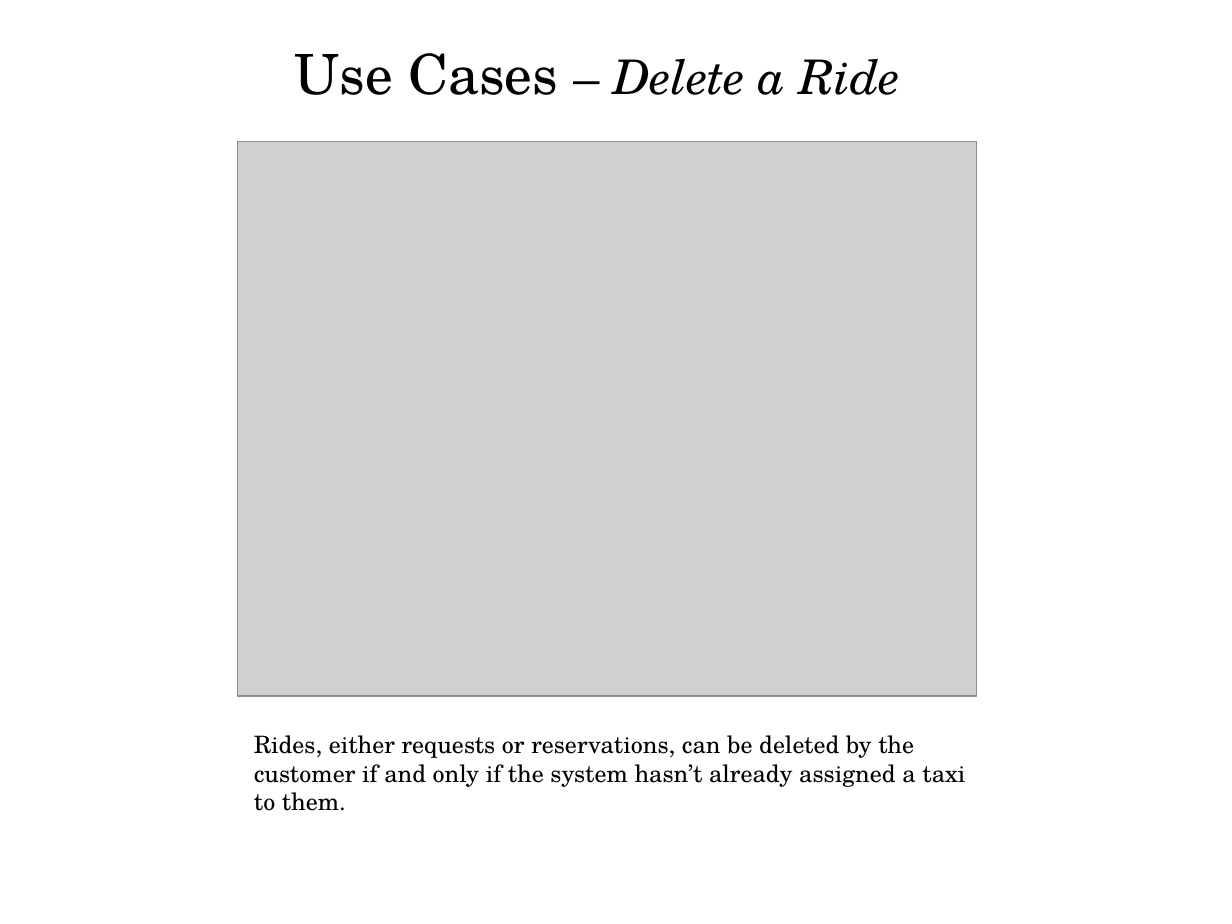
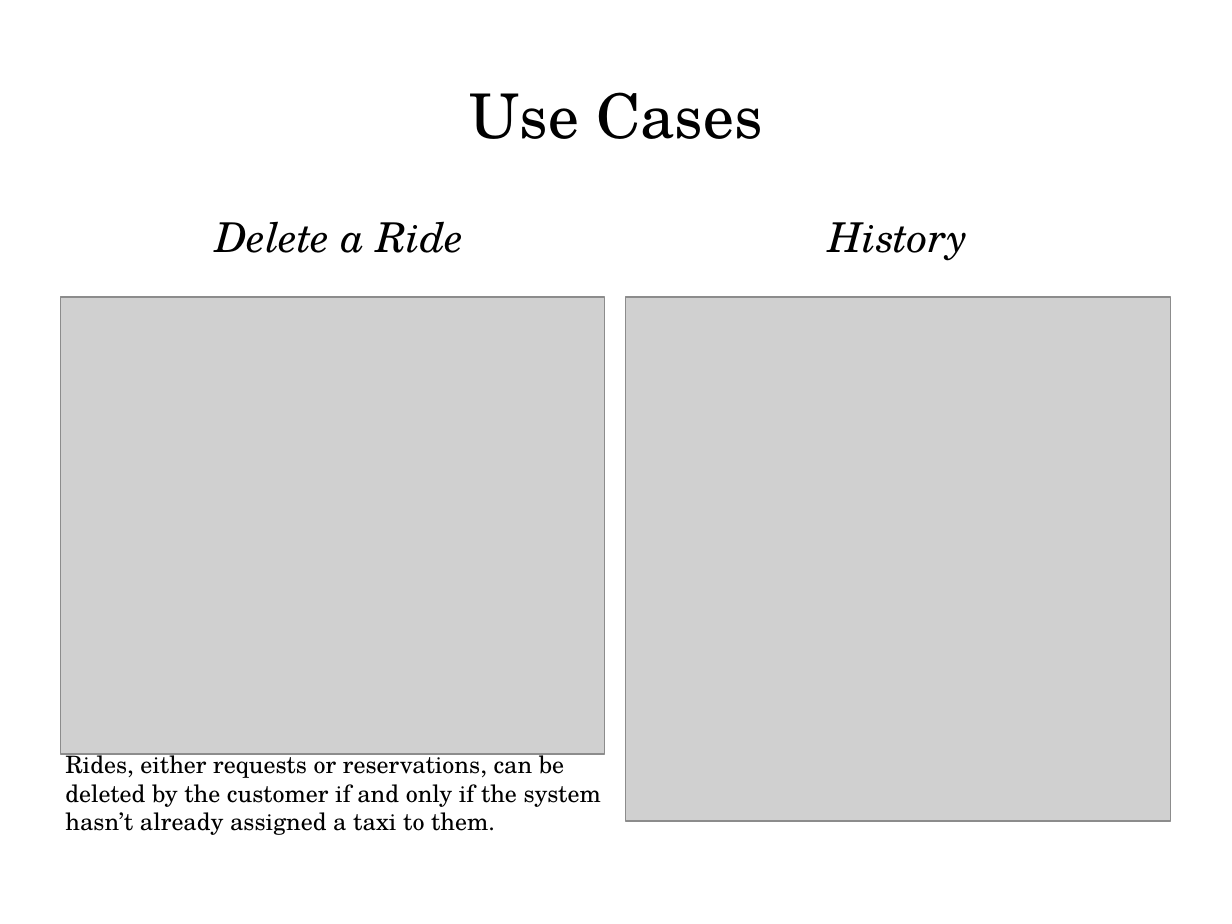
Before and after one commit to MarcoRomani/myTaxyService-SE2-PozziRomani, a slide deck: slide 6 of OtherStuff/Presentation/Uml.pptx (slide 4 before the commit). Drawn at 1232x924 pixels with LibreOffice and Linux fonts; fonts in the diff are those of the drawing; grey boxes stand for pictures. Boxes give left, top, right and bottom in pixels: in the first picture for what was removed or moved away, otherwise in the second. Text is boxed around its words. In the diff, an @@ line names an element or a change of style, - is before the commit and + after.

```diff
--- a/OtherStuff/Presentation/Uml.pptx
+++ b/OtherStuff/Presentation/Uml.pptx
@@ title "Use Cases" at [469,92,763,139]: vertical alignment bottom to middle @@
@@ title at [469,92,763,139]: text changed; size 27.9 to 36 pt; italic off @@
-Use Cases – Delete a Ride
+Use Cases
@@ picture removed at [238,142,977,696] @@
@@ text added at [216,221,463,253], 24 pt, text #000000, italic @@
+Delete a Ride
@@ text added at [828,222,967,261], 24 pt, text #000000, italic @@
+History
@@ picture added at [60,297,605,754] @@
@@ picture added at [626,297,1170,821] @@
@@ text "Rides, either requests or reservations, ...": place and size @@
-text "Rides, either requests or reservations, ..." at [254,735,965,811]
+text "Rides, either requests or reservations, ..." at [65,749,601,835]
@@ text "Rides, either requests or reservations, ..." at [65,749,601,835]: less space between paragraphs @@
```
Also in this commit, not shown: 5 other files.
